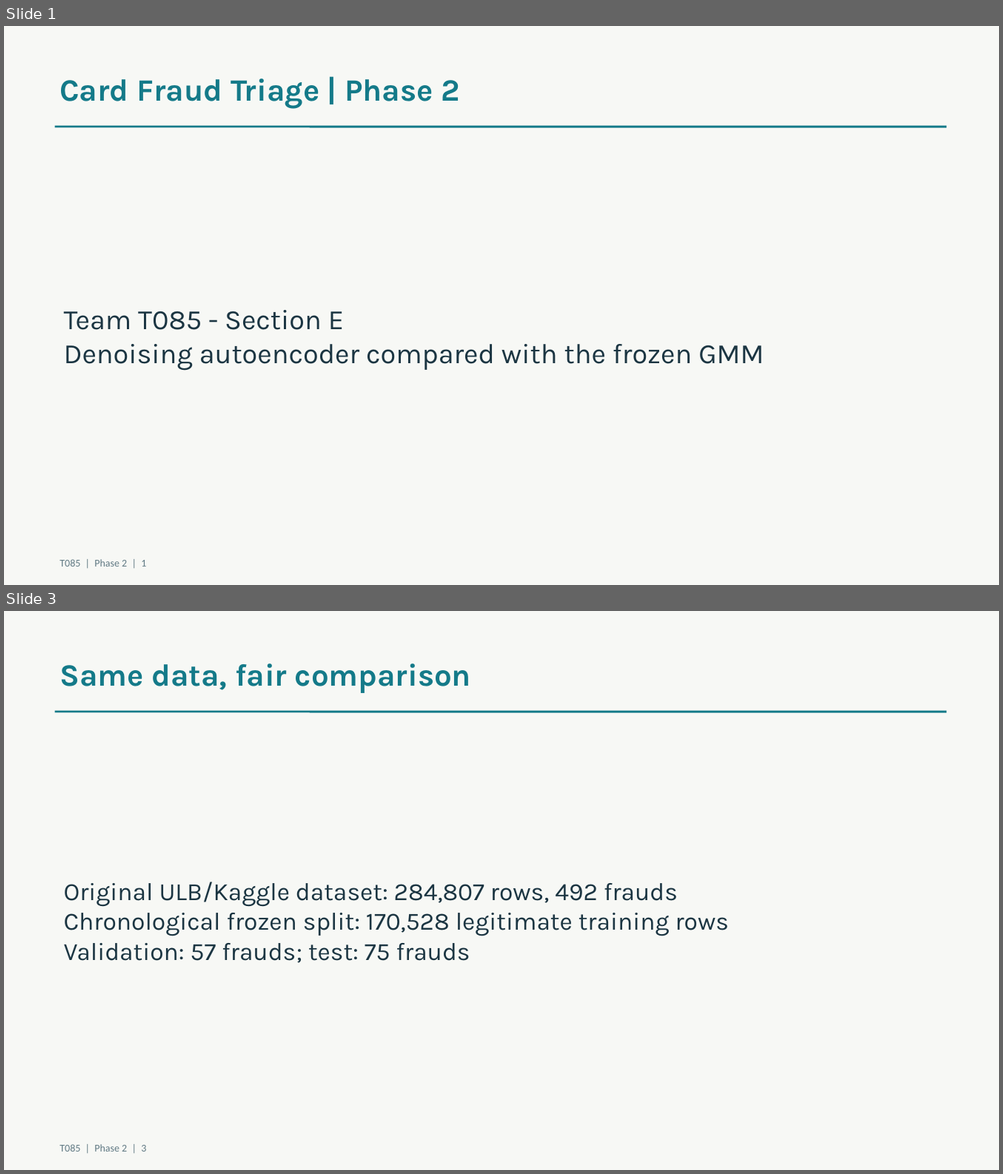
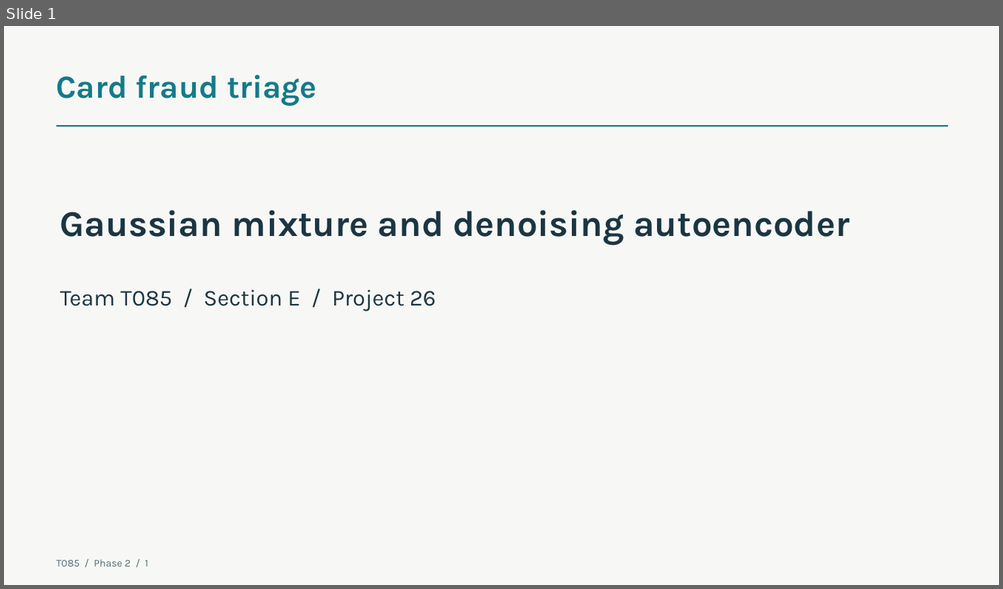
Before and after one commit to aaditya599fx/T085-CardFraudTriage-AML-Phase1, a slide deck: docs/phase2/T085_Phase2.pptx. Shown one above the other, each under a label of ours: slides 1 and 3 before the commit, slide 1 after it; the slides between them are not shown. The pictures are 1003x1174 and 1003x589 pixels, drawn with LibreOffice and Linux fonts; fonts in the diff are those of the drawing. Boxes give left, top, right and bottom in pixels: in the first picture for what was removed or moved away, otherwise in the second. Text is boxed around its words. In the diff, an @@ line names an element or a change of style, - is before the commit and + after.

Commit message:
Complete Phase 2 fraud triage evaluation

```diff
--- a/docs/phase2/T085_Phase2.pptx
+++ b/docs/phase2/T085_Phase2.pptx
@@ slide 3 removed at box(4, 611, 999, 1170), background #F7F8F5 @@
@@ text removed at box(60, 664, 471, 693) @@
-Same data, fair comparison
@@ line removed from (55, 712) to (946, 712) @@
@@ text removed at box(64, 882, 728, 963) @@
-Original ULB/Kaggle dataset: 284,807 rows, 492 frauds
-Chronological frozen split: 170,528 legitimate training rows
-Validation: 57 frauds; test: 75 frauds
@@ text removed at box(60, 1145, 146, 1152) @@
-T085 | Phase 2 | 3
@@ slide 1 changed as well @@
@@ text at box(57, 75, 317, 106): text changed; size 30 to 31 pt @@
-Card Fraud Triage | Phase 2
+Card fraud triage
@@ line (57, 126) - (948, 126): stroke #147A89 2 pt to #147A89 1.35 pt @@
@@ text added at box(60, 210, 849, 245), 35 pt, text #1B3542, bold @@
+Gaussian mixture and denoising autoencoder
@@ text at box(60, 290, 435, 311): text changed; size 27 to 22 pt @@
-Team T085 - Section E
-Denoising autoencoder compared with the frozen GMM
+Team T085 / Section E / Project 26
@@ text at box(57, 560, 148, 567): text changed; font Calibri to Karla; text colour #617A84 to #526C75 @@
-T085 | Phase 2 | 1
+T085 / Phase 2 / 1
```
Also in this commit, not shown: 1 other slide changed, 12 slides added, 11 other slides removed, 20 other files.
